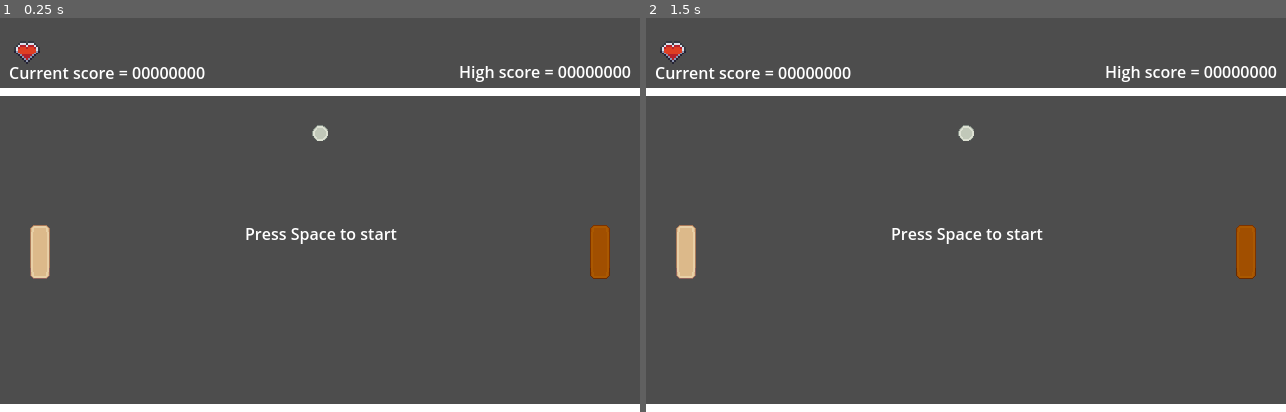
Above: before the commit, frames 1-2 (left to right).
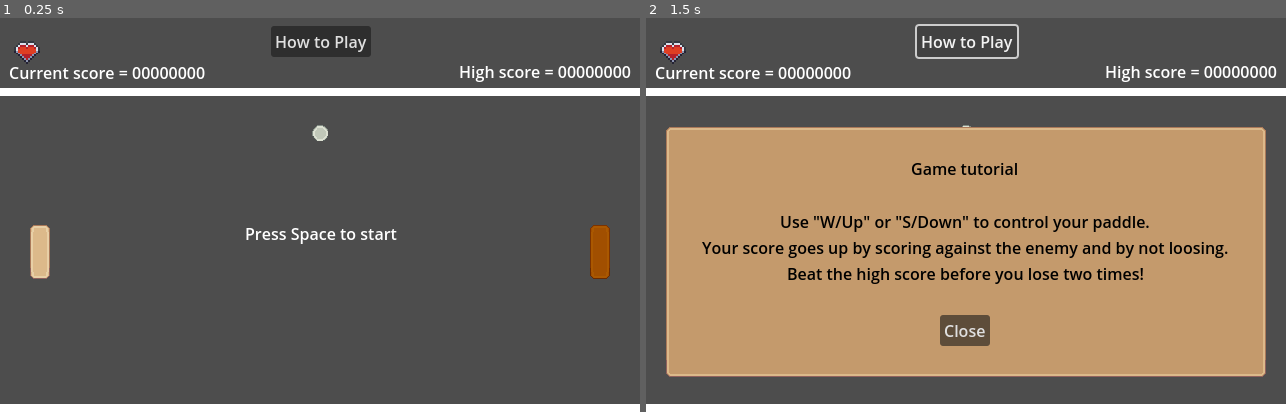
Above: after the commit, the same moments.

Repository: CeruleanG/Godot_pong
Game: Godot game, scene res://src/world/world.tscn
Two runs of this game, one before a commit and one after it. Both use one fixed random seed, a clock stepped at 60 frames per second and the inputs below.
Inputs (mouse positions are in pixels of both pictures, inside the frame that each line leads up to):
- Up to frame 1 (0.25 s): no input
- Up to frame 2 (1.5 s): click (966, 41) at 0.5 s, where only the run after the commit has a clickable "How to Play"; hold W (up_key) from 1.28 s (still down)

The runs differ from the first frame. In frame 1, 1.2% of the frame differs, in the area x 42-58%, y 2-10%; in frame 2, 59%, in the area x 3-97%, y 1-92%.

Commit message:
Added a How to Play button

Diff:
--- /dev/null
+++ b/src/menu/paused_menu.gd
@@ -0,0 +1,9 @@
+extends Control
+
+@onready var button: Button = $BoxContainer/HBoxContainer/VBoxContainer/Button
+
+func _ready() -> void:
+	self.visible = false
+
+func _on_button_pressed() -> void:
+	hide()
--- /dev/null
+++ b/src/menu/paused_menu.tscn
@@ -0,0 +1,79 @@
+[gd_scene load_steps=3 format=3 uid="uid://d3a0qo7lmn5hx"]
+
+[ext_resource type="Texture2D" uid="uid://brh77uvbg2nxh" path="res://asset/Sprite sheets/Sprite sheet for Basic Pack.png" id="1_51u4x"]
+[ext_resource type="Script" uid="uid://castyvc5gca7t" path="res://src/menu/paused_menu.gd" id="1_ttam8"]
+
+[node name="Paused_Menu" type="Control"]
+process_mode = 3
+layout_mode = 3
+anchors_preset = 15
+anchor_right = 1.0
+anchor_bottom = 1.0
+grow_horizontal = 2
+grow_vertical = 2
+script = ExtResource("1_ttam8")
+
+[node name="MarginContainer2" type="MarginContainer" parent="."]
+layout_mode = 1
+anchors_preset = 15
+anchor_right = 1.0
+anchor_bottom = 1.0
+grow_horizontal = 2
+grow_vertical = 2
+theme_override_constants/margin_top = 80
+
+[node name="MarginContainer" type="MarginContainer" parent="MarginContainer2"]
+layout_mode = 2
+theme_override_constants/margin_top = 0
+
+[node name="NinePatchRect" type="NinePatchRect" parent="MarginContainer2/MarginContainer"]
+custom_minimum_size = Vector2(600, 250)
+layout_mode = 2
+size_flags_horizontal = 4
+size_flags_vertical = 4
+texture = ExtResource("1_51u4x")
+region_rect = Rect2(107, 107, 26, 26)
+patch_margin_left = 4
+patch_margin_top = 4
+patch_margin_right = 4
+patch_margin_bottom = 4
+
+[node name="BoxContainer" type="BoxContainer" parent="MarginContainer2"]
+layout_mode = 2
+alignment = 1
+
+[node name="HBoxContainer" type="HBoxContainer" parent="MarginContainer2/BoxContainer"]
+layout_mode = 2
+size_flags_horizontal = 4
+size_flags_vertical = 4
+
+[node name="VBoxContainer" type="VBoxContainer" parent="MarginContainer2/BoxContainer/HBoxContainer"]
+layout_mode = 2
+size_flags_horizontal = 4
+size_flags_vertical = 4
+
+[node name="title" type="Label" parent="MarginContainer2/BoxContainer/HBoxContainer/VBoxContainer"]
+modulate = Color(0, 0, 0, 1)
+layout_mode = 2
+size_flags_horizontal = 4
+text = "Game tutorial
+"
+
+[node name="box" type="Label" parent="MarginContainer2/BoxContainer/HBoxContainer/VBoxContainer"]
+modulate = Color(0, 0, 0, 1)
+layout_mode = 2
+size_flags_horizontal = 4
+text = "Use \"W/Up\" or \"S/Down\" to control your paddle.
+Your score goes up by scoring against the enemy and by not loosing.
+Beat the high score before you lose two times!
+"
+horizontal_alignment = 1
+vertical_alignment = 1
+
+[node name="Button" type="Button" parent="MarginContainer2/BoxContainer/HBoxContainer/VBoxContainer"]
+layout_mode = 2
+size_flags_horizontal = 4
+size_flags_vertical = 4
+text = "Close"
+
+[connection signal="pressed" from="MarginContainer2/BoxContainer/HBoxContainer/VBoxContainer/Button" to="." method="_on_button_pressed"]
--- a/src/world/world.gd
+++ b/src/world/world.gd
@@ -19,8 +19,6 @@
 
 # TODO Add a feature to have the score accumulates faster as the game goes on.
 
-# TODO Add a tutorial button so player can read about how to play the game
-
 # TODO Add a background art to the game
 
 # TODO Add a music to the game
@@ -36,6 +34,9 @@
 var another_life = true
 var red_rect = Rect2(2,20,13,12)
 var black_rect = Rect2(78,20,13,12)
+
+@onready var paused_menu: Control = %Paused_Menu
+
 
 const score_bonus = 20
 
@@ -118,3 +119,8 @@
 	game_msg.show()
 	game_msg.text = msg
 	get_tree().paused = true
+
+
+func _on_how_to_play_pressed() -> void:
+	paused_menu.show()
+	pause_with_msg("Game Paused")
--- a/src/world/world.tscn
+++ b/src/world/world.tscn
@@ -7,6 +7,7 @@
 [ext_resource type="Script" uid="uid://xlqssur17tjl" path="res://src/world/pause_handler.gd" id="6_5kmgb"]
 [ext_resource type="PackedScene" uid="uid://cyfc4soxt842j" path="res://src/score_area/score_area.tscn" id="6_l0av5"]
 [ext_resource type="Texture2D" uid="uid://csrykq8pyrgmx" path="res://asset/hearts.png" id="6_wg6dd"]
+[ext_resource type="PackedScene" uid="uid://d3a0qo7lmn5hx" path="res://src/menu/paused_menu.tscn" id="7_wg6dd"]
 
 [sub_resource type="RectangleShape2D" id="RectangleShape2D_0qwtu"]
 size = Vector2(8, 640)
@@ -106,9 +107,21 @@
 offset_bottom = 52.0
 texture = SubResource("AtlasTexture_hg6dy")
 
+[node name="How_to_play" type="Button" parent="UI"]
+process_mode = 3
+offset_left = 271.0
+offset_top = 14.0
+offset_right = 371.0
+offset_bottom = 45.0
+text = "How to Play"
+
+[node name="Paused_Menu" parent="UI" instance=ExtResource("7_wg6dd")]
+unique_name_in_owner = true
+
 [node name="unpause_handler" type="Node" parent="."]
 process_mode = 2
 script = ExtResource("6_5kmgb")
 
 [connection signal="scored" from="walls/score_area_left" to="." method="_on_enemy_score"]
 [connection signal="scored" from="walls/score_area_right" to="." method="_on_player_score"]
+[connection signal="pressed" from="UI/How_to_play" to="." method="_on_how_to_play_pressed"]
Empty file added: src/menu/button.gd
Not shown, added: src/menu/button.gd.uid
Not shown, added: src/menu/paused_menu.gd.uid
Not shown: 1 places in src/world/world.tscn that only renumber resources
Not shown, changed: README.md
